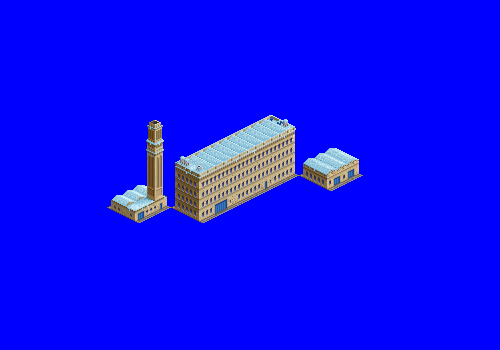
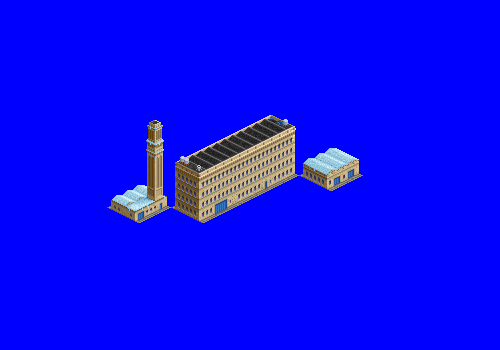
The second 500×350 image is a revision of the first. Changes to its layers:
hid "snow" (3rd of 3, in "mill") over [175, 115, 296, 178]
